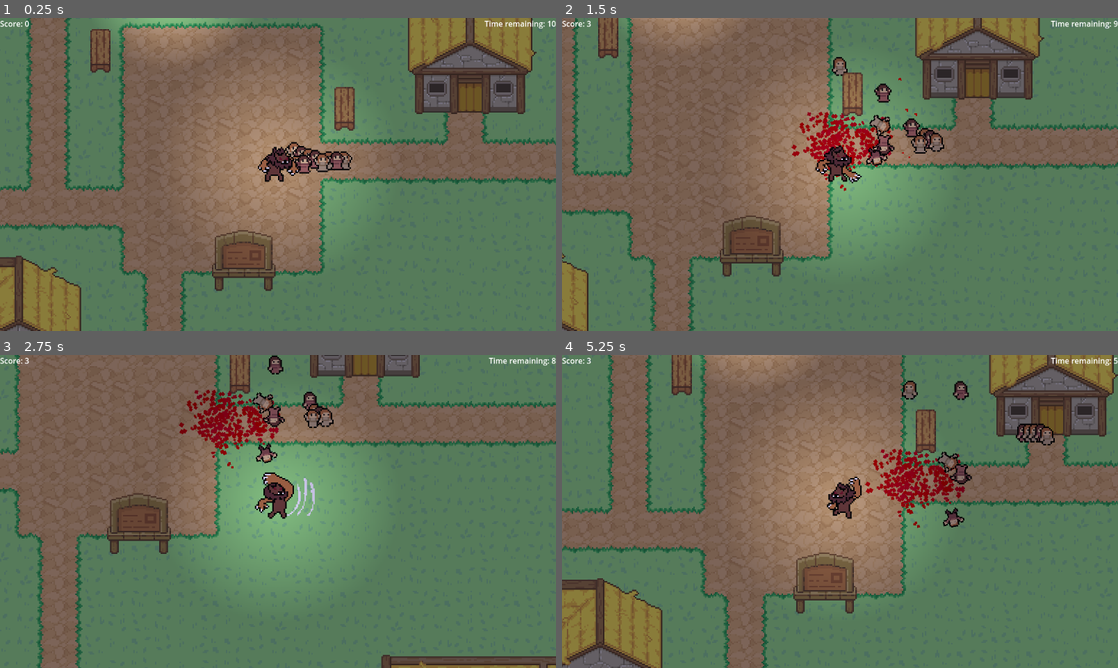
Above: before the commit, frames 1-4 (two rows, left to right).
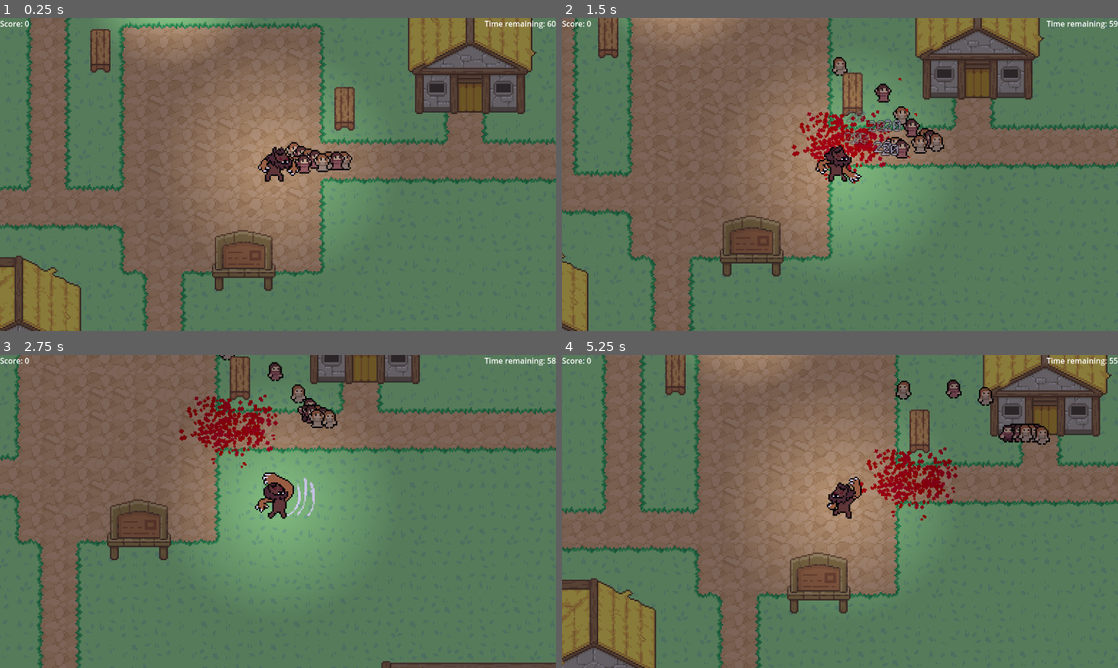
Above: after the commit, the same moments.

Repository: zhang-edward/folk-monster-game
Game: Godot game, scene res://scenes/main.tscn
Same seed, same stepped clock (60 frames per second), same inputs: the game is played once before the commit and once after it.
Inputs:
- Up to frame 1 (0.25 s): no input
- Up to frame 2 (1.5 s): hold D (move_right) 0.53-1.28 s; hold Space (attack) 0.53-1.28 s; hold S (move_down) from 1.28 s (still down); tap Space (attack) at 1.35 s
- Up to frame 3 (2.75 s): release S (move_down) at 2.03 s; hold D (move_right) from 2.03 s (still down); hold Space (attack) from 2.03 s (still down)
- Up to frame 4 (5.25 s): release D (move_right) at 2.78 s; release Space (attack) at 2.78 s; hold Up (move_up) 2.78-3.53 s; tap Space (attack) at 2.85, 4.35 s; hold Space (attack) 3.53-4.28 s; hold A (move_left) 3.53-5.03 s; hold S (move_down) from 5.03 s (still down); hold Space (attack) from 5.03 s (still down)

The runs differ from the first frame. In frame 1, less than 0.1% of the frame differs, in the area x 98-100%, y 0-3%; in frame 2, 1.6%; in frame 3, 10%; in frame 4, 15%, in the area x 0-100%, y 0-100%.

Commit message:
added power up logic

Diff:
--- /dev/null
+++ b/prefabs/DamageNumber.tscn
@@ -0,0 +1,14 @@
+[gd_scene load_steps=3 format=3 uid="uid://co01661atigyf"]
+
+[ext_resource type="Script" path="res://scripts/DamageNumber.gd" id="1_cge1p"]
+[ext_resource type="FontFile" uid="uid://bvmusgs6bn04r" path="res://pixelmix.ttf" id="1_pwwqx"]
+
+[node name="DamageNumber" type="Label"]
+offset_right = 40.0
+offset_bottom = 23.0
+theme_override_colors/font_outline_color = Color(0, 0, 0, 1)
+theme_override_constants/outline_size = 5
+theme_override_fonts/font = ExtResource("1_pwwqx")
+theme_override_font_sizes/font_size = 25
+text = "test"
+script = ExtResource("1_cge1p")
--- a/prefabs/Villager.tscn
+++ b/prefabs/Villager.tscn
@@ -1,6 +1,7 @@
-[gd_scene load_steps=9 format=3 uid="uid://b5faxla4fhqsr"]
+[gd_scene load_steps=10 format=3 uid="uid://b5faxla4fhqsr"]
 
 [ext_resource type="Script" path="res://scripts/Villager.gd" id="1_7tvhq"]
+[ext_resource type="PackedScene" uid="uid://co01661atigyf" path="res://prefabs/DamageNumber.tscn" id="2_784rf"]
 [ext_resource type="SpriteFrames" uid="uid://bfr1iahf6ngj5" path="res://animations/Villager1.tres" id="2_x5ed0"]
 [ext_resource type="Script" path="res://scripts/fsm/StateMachine.gd" id="3_dewl8"]
 [ext_resource type="Script" path="res://scripts/fsm/IdleState.gd" id="4_c5nv6"]
@@ -18,6 +19,7 @@
 
 [node name="Villager" type="CharacterBody2D"]
 script = ExtResource("1_7tvhq")
+damage_number = ExtResource("2_784rf")
 
 [node name="Sprite" type="AnimatedSprite2D" parent="."]
 scale = Vector2(3, 3)
--- a/scripts/BloodSplatterParticles.gd
+++ b/scripts/BloodSplatterParticles.gd
@@ -7,6 +7,5 @@
 
 func _process(delta):
 	timer += delta
-	print(timer)
 	if timer >= 1:
 		speed_scale = 0
--- /dev/null
+++ b/scripts/DamageNumber.gd
@@ -0,0 +1,14 @@
+class_name DamageNumber
+extends Label
+
+
+# Called when the node enters the scene tree for the first time.
+func _ready():
+	self.z_index = 1000
+	var fade_tween = create_tween()
+	fade_tween.tween_property(self, "global_position", Vector2(global_position.x, global_position.y - 50), 1)
+	fade_tween.parallel().tween_property(self, "modulate:a", 0, 1)
+	fade_tween.finished.connect(_on_fade_complete)
+
+func _on_fade_complete():
+	queue_free()
--- a/scripts/Main.gd
+++ b/scripts/Main.gd
@@ -4,8 +4,9 @@
 @export var num_villagers = 10
 @onready var time_remaining_label = $CanvasLayer/GUI/TimeRemaining as Label
 @onready var _player_variables := get_node("/root/PlayerVariables") as PlayerVariables
+@onready var player: Player = %Player as Player
 
-const TIME_LIMIT_SECONDS = 10
+const TIME_LIMIT_SECONDS = 60
 var time_remaining
 
 # Called when the node enters the scene tree for the first time.
@@ -20,7 +21,7 @@
 		add_child(villager)
 
 	# Set a time limit for the night
-	time_remaining = TIME_LIMIT_SECONDS
+	time_remaining = player.calculate_attr_with_powerup(PlayerVariables.PowerUpTypes.TimeWarp, TIME_LIMIT_SECONDS, 5)
 	time_remaining_label.text = "Time remaining: " + str(time_remaining)
 	var timer = Timer.new()
 	timer.autostart = true
--- a/scripts/Player.gd
+++ b/scripts/Player.gd
@@ -1,26 +1,20 @@
 class_name Player
 extends CharacterBody2D
 
-const SPEED = 300.0
+const BASE_SPEED = 250
+const BASE_DAMAGE = 20
+const DAMAGE_UPGRADE_INCREMENT = 5
+const SPEED_UPGRADE_INCREMENT = 25
 
 var is_attacking = false
 
 @onready var animated_sprite = $Sprite
 @onready var effect = $Effect
-
-func _ready():
-	pass
-	# animated_sprite.animation_finished.connect(on_attack_complete)
-	# animated_sprite.frame_changed.connect(on_attack_frame)
-
-func _physics_process(_delta):
-	pass
+@onready var _player_variables := get_node("/root/PlayerVariables") as PlayerVariables
 
 func on_attack_complete():
 	is_attacking = false
 
-func _unhandled_input(_event):
-	pass
-	# if Input.is_action_just_pressed("attack"):
-	# 	animated_sprite.play("attack")
-	# 	is_attacking = true
+func calculate_attr_with_powerup(power_up_name: PlayerVariables.PowerUpTypes, base_val: float, incr: float):
+	var power_up_level = _player_variables.player_powerup_levels[power_up_name]
+	return base_val + (power_up_level * incr)
--- a/scripts/PlayerVariables.gd
+++ b/scripts/PlayerVariables.gd
@@ -4,14 +4,28 @@
 var player_power_ups = []
 
 # Power ups
-enum PowerUpTypes {Lunge,AcidSpit,FireBreath,AttackUp,DefenseUp,SpeedUp}
+enum PowerUpTypes {
+	Lunge,
+	AcidSpit,
+	FireBreath,
+	AttackUp,
+	DefenseUp,
+	SpeedUp,
+	TimeWarp,
+	SoulHarvest,
+	AttackSpeed
+}
+
 var player_powerup_levels = {
 	PowerUpTypes.Lunge: 0,
 	PowerUpTypes.AcidSpit: 0,
 	PowerUpTypes.FireBreath: 0,
 	PowerUpTypes.AttackUp: 0,
 	PowerUpTypes.DefenseUp: 0,
-	PowerUpTypes.SpeedUp: 0
+	PowerUpTypes.SpeedUp: 0,
+	PowerUpTypes.TimeWarp: 0,
+	PowerUpTypes.SoulHarvest: 0,
+	PowerUpTypes.AttackSpeed: 0
 }
 
 signal player_score_updated
--- a/scripts/PowerUpSelect.gd
+++ b/scripts/PowerUpSelect.gd
@@ -13,42 +13,58 @@
 	{
 		"name": "Attack Up",
 		"type": PlayerVariables.PowerUpTypes.AttackUp,
-		"description": "Increase damage of basic attack by 1",
-		"cost": 2
+		"description": "Increase damage of basic attack by 5",
+		"cost": 10
 	},
 	{
-		"name": "Defense Up",
-		"type": PlayerVariables.PowerUpTypes.DefenseUp,
-		"description": "Decrease incoming damage by 1",
-		"cost": 2
+		"name": "Attack Speed Up",
+		"type": PlayerVariables.PowerUpTypes.AttackSpeed,
+		"description": "Increase attack speed by 10%",
+		"cost": 10
 	},
+#	{
+#		"name": "Defense Up",
+#		"type": PlayerVariables.PowerUpTypes.DefenseUp,
+#		"description": "Decrease incoming damage by 5",
+#		"cost": 2
+#	},
 	{
 		"name": "Speed Up",
 		"type": PlayerVariables.PowerUpTypes.SpeedUp,
 		"description": "Increase movement speed by 10",
-		"cost": 2
+		"cost": 10
 	},
 	{
-		"name": "Acid Spit",
-		"type": PlayerVariables.PowerUpTypes.AcidSpit,
-		"description": "Launch an acid ball forward",
-		"upgradeDescription": "Launch 1 more acid",
-		"cost": 3
+		"name": "Time Warp",
+		"description": "Increase length of the night by 5 seconds",
+		"cost": 25
 	},
 	{
-		"name": "Lunge",
-		"type": PlayerVariables.PowerUpTypes.Lunge,
-		"description": "Charge forward rapidly",
-		"upgradeDescription": "Lunge further",
-		"cost": 3
-	},
-	{
-		"name": "Fire Breath",
-		"type": PlayerVariables.PowerUpTypes.FireBreath,
-		"description": "Breath a cone of fire in front of you",
-		"upgradeDescription": "Impact a wider area of effect",
-		"cost": 3
+		"name": "Soul Harvest Up",
+		"description": "Harvest 2 souls per kill",
+		"cost": 50
 	}
+#	{
+#		"name": "Acid Spit",
+#		"type": PlayerVariables.PowerUpTypes.AcidSpit,
+#		"description": "Launch an acid ball forward",
+#		"upgradeDescription": "Launch 1 more acid",
+#		"cost": 3
+#	},
+#	{
+#		"name": "Lunge",
+#		"type": PlayerVariables.PowerUpTypes.Lunge,
+#		"description": "Charge forward rapidly",
+#		"upgradeDescription": "Lunge further",
+#		"cost": 3
+#	},
+#	{
+#		"name": "Fire Breath",
+#		"type": PlayerVariables.PowerUpTypes.FireBreath,
+#		"description": "Breath a cone of fire in front of you",
+#		"upgradeDescription": "Impact a wider area of effect",
+#		"cost": 3
+#	}
 ]
 
 func _ready():
--- a/scripts/Villager.gd
+++ b/scripts/Villager.gd
@@ -7,6 +7,7 @@
 @onready var _state_machine: StateMachine = get_node("StateMachine")
 @onready var _sprite: AnimatedSprite2D = $Sprite
 @onready var player: Player = get_node("/root/Main/Player") as Player
+@export var damage_number: PackedScene
 
 var _corpse_scene = preload ("res://prefabs/Corpse.tscn")
 var _effect_scene = preload ("res://prefabs/Effect.tscn")
@@ -17,11 +18,14 @@
 
 func _ready():
 	var villager_num = randi() % 3 + 1
-	print(villager_num)
 	_sprite.frames = load("res://animations/Villager" + str(villager_num) + ".tres")
 
 func damage(amt: int):
 	_health -= amt
+	var new_damage_number = damage_number.instantiate()
+	new_damage_number.global_position = _sprite.global_position
+	new_damage_number.text = str(amt)
+	add_sibling(new_damage_number)
 
 	# SFX
 	$HitSound.play()
--- a/scripts/fsm/MeleeAttackState.gd
+++ b/scripts/fsm/MeleeAttackState.gd
@@ -30,8 +30,9 @@
 		_attack_hand = "r"
 
 	_attack_number = "1" if randf() < 0.5 else "2"
-
-	sprite.play("attack_" + _attack_hand + _attack_number)
+	var player = entity as Player
+	var attack_speed = player.calculate_attr_with_powerup(PlayerVariables.PowerUpTypes.AttackSpeed, 1.0, 0.1)
+	sprite.play("attack_" + _attack_hand + _attack_number, attack_speed)
 	sprite.animation_finished.connect(on_attack_complete)
 	sprite.frame_changed.connect(on_attack_frame)
 
@@ -54,7 +55,8 @@
 	var hitbox = hitbox_scene.instantiate()
 	player.add_child(hitbox)
 	var hitbox_offset = Vector2( - 50, 0) if sprite.flip_h else Vector2(50, 0)
-	hitbox.init(hitbox_offset, Vector2(100, 100), 0.25, Hitbox.CollideableTypes.Villager, randi() % 50 + 30)
+	var damage = player.calculate_attr_with_powerup(PlayerVariables.PowerUpTypes.AttackUp, Player.BASE_DAMAGE, Player.DAMAGE_UPGRADE_INCREMENT)
+	hitbox.init(hitbox_offset, Vector2(100, 100), 0.25, Hitbox.CollideableTypes.Villager, damage)
 
 func on_attack_complete():
 	if Input.is_action_pressed("attack"):
--- a/scripts/fsm/MoveState.gd
+++ b/scripts/fsm/MoveState.gd
@@ -1,12 +1,11 @@
 extends State
-
-const SPEED = 300.0
 
 func update(_delta: float) -> void:
 	var player = entity as Player
 	var direction_x = Input.get_axis("move_left", "move_right")
 	var direction_y = Input.get_axis("move_up", "move_down")
-	player.velocity = Vector2(direction_x, direction_y).normalized() * SPEED
+	var speed = player.calculate_attr_with_powerup(PlayerVariables.PowerUpTypes.SpeedUp, Player.BASE_SPEED, Player.SPEED_UPGRADE_INCREMENT)
+	player.velocity = Vector2(direction_x, direction_y).normalized() * speed
 	if direction_x < 0:
 		sprite.flip_h = true
 	elif direction_x > 0:
Binary file added: pixelmix.ttf
Not shown, added: pixelmix.ttf.import
